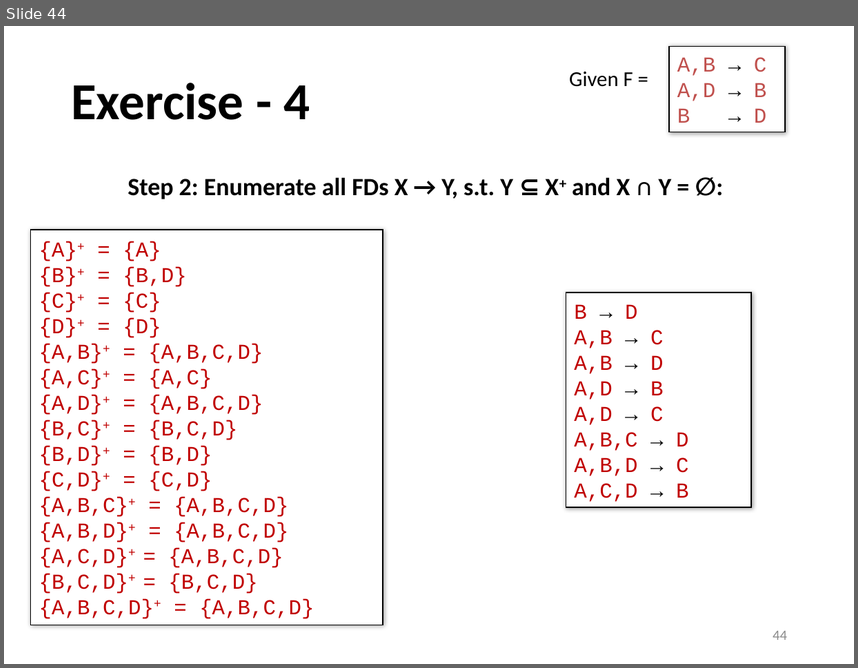
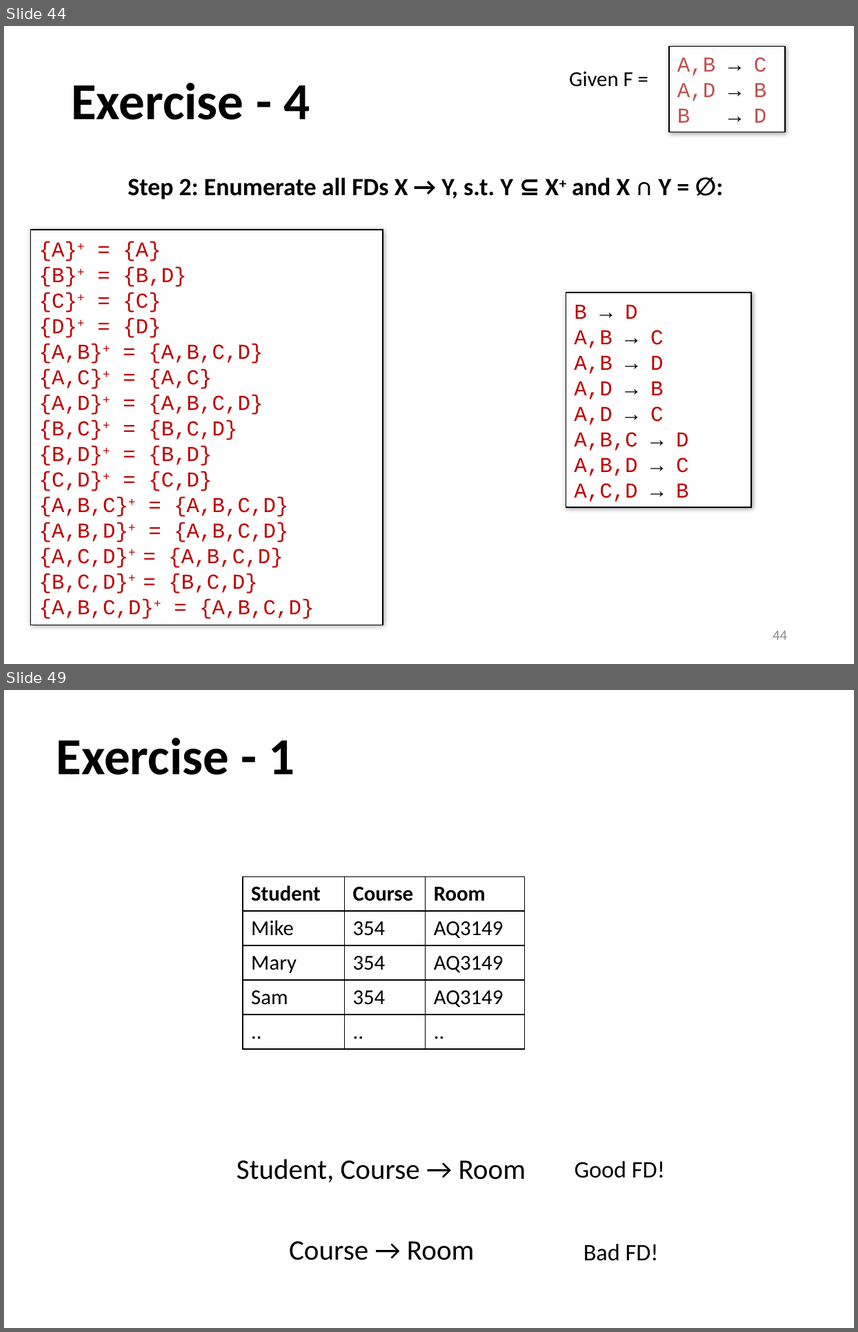
Before and after one commit to sfu-db/cmpt354, a slide deck: Lectures/lec9-design-theory.pptx. Shown one above the other, each under a label of ours: slide 44 before the commit, slides 44 and 49 after it; the slides between them are not shown. The pictures are 858x668 and 858x1332 pixels, drawn with LibreOffice and Linux fonts; fonts in the diff are those of the drawing. Boxes give left, top, right and bottom in pixels: in the first picture for what was removed or moved away, otherwise in the second. Text is boxed around its words. In the diff, an @@ line names an element or a change of style, - is before the commit and + after.

```diff
--- a/Lectures/lec9-design-theory.pptx
+++ b/Lectures/lec9-design-theory.pptx
@@ slide 49 added at box(4, 690, 854, 1328), background #FFFFFF @@
@@ title added at box(56, 738, 294, 775), 44 pt, text #000000, bold @@
+Exercise - 1
@@ table added at box(243, 876, 525, 1049), 5 rows, 3 columns @@
+Student | Course | Room
+Mike | 354 | AQ3149
+Mary | 354 | AQ3149
+Sam | 354 | AQ3149
+.. | .. | ..
@@ text added at box(237, 1159, 526, 1182), 24 pt, text #000000 @@
+Student, Course → Room
@@ text added at box(575, 1161, 665, 1178), 20 pt, text #000000 @@
+Good FD!
@@ text added at box(289, 1241, 475, 1260), 24 pt, text #000000 @@
+Course → Room
@@ text added at box(584, 1243, 659, 1261), 20 pt, text #000000 @@
+Bad FD!
```
Also in this commit, not shown: 3 slides changed, 30 other slides added, 1 other file.
